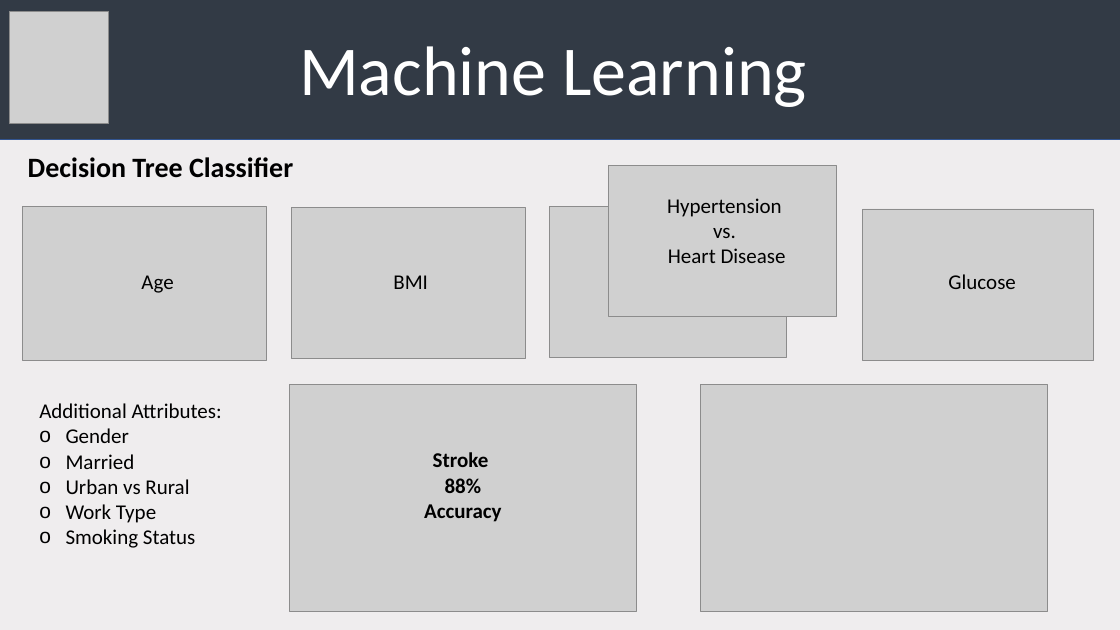
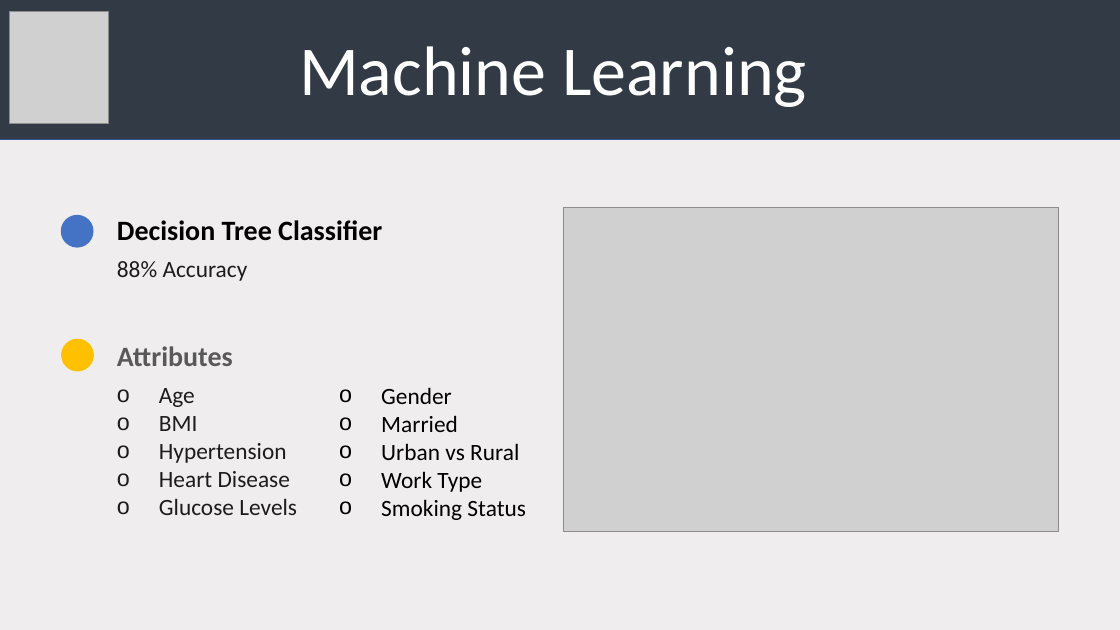
Before and after one commit to jcrettig/Final-Project---Group-1, a slide deck: slide 6 of BrainPPT.pptx. Drawn at 1120x630 pixels with LibreOffice and Linux fonts; fonts in the diff are those of the drawing; grey boxes stand for pictures. Boxes give left, top, right and bottom in pixels: in the first picture for what was removed or moved away, otherwise in the second. Text is boxed around its words. In the diff, an @@ line names an element or a change of style, - is before the commit and + after.

Commit message:
update PPT

```diff
--- a/BrainPPT.pptx
+++ b/BrainPPT.pptx
@@ picture removed at (608, 166, 837, 317) @@
@@ picture removed at (23, 207, 266, 360) @@
@@ text "Decision Tree Classifier": place and size @@
-text "Decision Tree Classifier" at (28, 157, 293, 178)
+text "Decision Tree Classifier" at (117, 220, 382, 241)
@@ picture removed at (292, 208, 525, 359) @@
@@ picture removed at (549, 207, 786, 358) @@
@@ picture: place and size @@
-picture at (701, 385, 1048, 612)
+picture at (563, 208, 1059, 532)
@@ text removed at (667, 198, 786, 263) @@
-Hypertension
-vs.
-Heart Disease
@@ picture removed at (863, 209, 1094, 360) @@
@@ ellipse added at (60, 215, 93, 248), fill #4472C4 @@
@@ text at (117, 261, 248, 281): text changed; size 18 to 20 pt; text colour #000000 to #1D1C1D; bold off @@
-Stroke
-88%
-Accuracy
+88% Accuracy
@@ text removed at (141, 275, 173, 293) @@
-Age
@@ text removed at (393, 275, 428, 289) @@
-BMI
@@ text removed at (948, 274, 1015, 289) @@
-Glucose
@@ ellipse added at (61, 339, 94, 371), fill #FFC000 @@
@@ text added at (117, 346, 233, 366), 24 pt, text #595959, bold @@
+Attributes
@@ text added at (159, 388, 297, 515), 20 pt, text #1D1C1D @@
+o Age
+o BMI
+o Hypertension
+o Heart Disease
+o Glucose Levels
@@ picture removed at (290, 385, 637, 612) @@
@@ text "Gender": place and size @@
-text "Gender" at (39, 403, 222, 548)
+text "Gender" at (381, 387, 526, 520)
@@ text "Gender" at (381, 387, 526, 520): size 18 to 20 pt; alignment left to justified; indent changed @@
@@ text at (39, 403, 222, 418): paragraph removed @@
-Additional Attributes:
```
Also in this commit, not shown: 4 other slides changed, 2 slides added, 3 slides removed.
